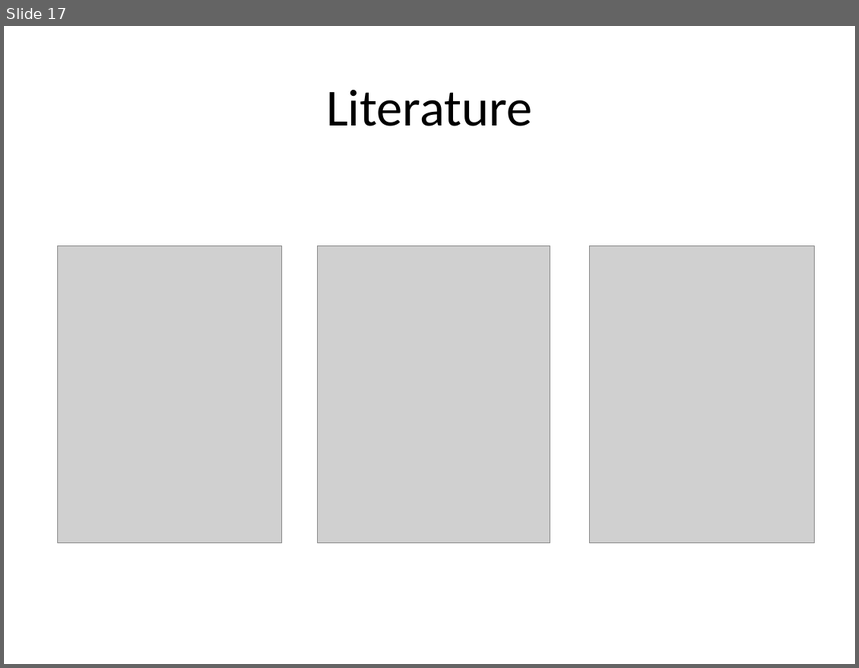
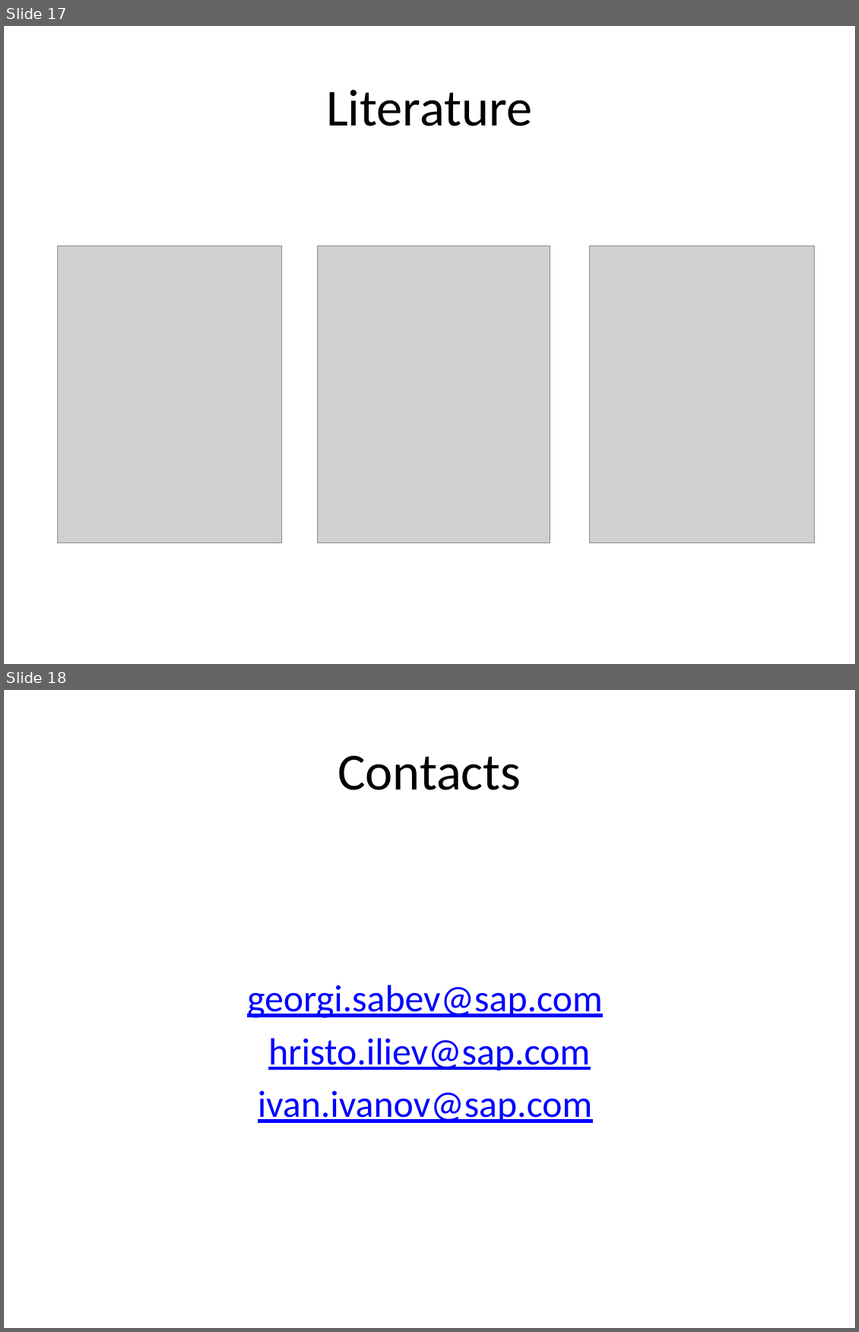
Before and after one commit to gsabev/ista2014, a slide deck: ISTA.pptx. Shown one above the other, each under a label of ours: slide 17 before the commit, slides 17 and 18 after it. The pictures are 859x668 and 859x1332 pixels, drawn with LibreOffice and Linux fonts; fonts in the diff are those of the drawing; grey boxes stand for pictures. Boxes give left, top, right and bottom in pixels: in the first picture for what was removed or moved away, otherwise in the second. Text is boxed around its words. In the diff, an @@ line names an element or a change of style, - is before the commit and + after.

```diff
--- a/ISTA.pptx
+++ b/ISTA.pptx
@@ slide 18 added at <box>4,690,855,1328</box>, background #FFFFFF @@
@@ title added at <box>338,755,521,790</box>, 44 pt, text #000000 @@
+Contacts
@@ text added at <box>247,985,603,1123</box>, 32 pt, text #0000FF, underline @@
+georgi.sabev@sap.com
+hristo.iliev@sap.com
+ivan.ivanov@sap.com
```
Also in this commit, not shown: 3 slides changed, 24 other files.
